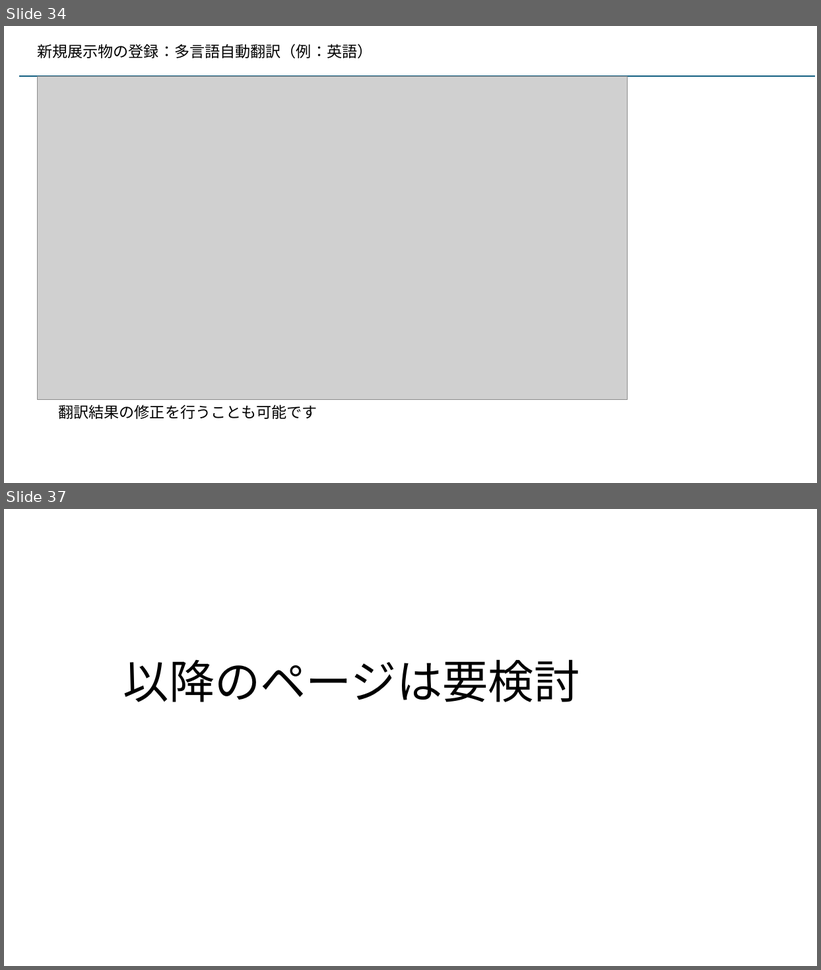
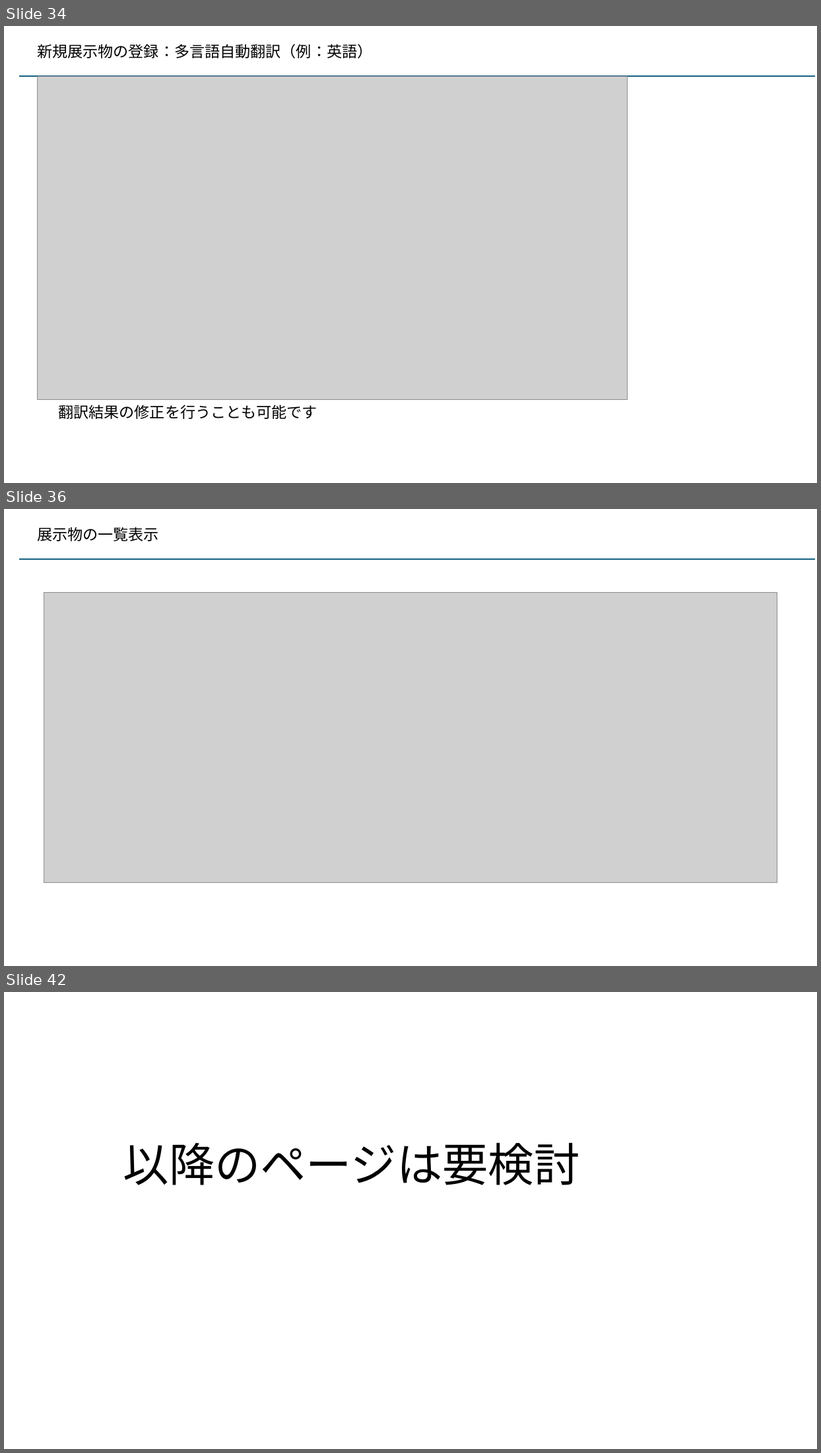
Before and after one commit to kaze-lab/museum_app_proj, a slide deck: 展示物アプリ仕様.pptx. Shown one above the other, each under a label of ours: slides 34 and 37 before the commit, slides 34, 36 and 42 after it; the slides between them are not shown. The pictures are 821x970 and 821x1453 pixels, drawn with LibreOffice and Linux fonts; fonts in the diff are those of the drawing; grey boxes stand for pictures. Boxes give left, top, right and bottom in pixels: in the first picture for what was removed or moved away, otherwise in the second. Text is boxed around its words. In the diff, an @@ line names an element or a change of style, - is before the commit and + after.

```diff
--- a/展示物アプリ仕様.pptx
+++ b/展示物アプリ仕様.pptx
@@ slide 36 added at [4, 509, 817, 966], background #FFFFFF @@
@@ text added at [37, 527, 159, 541], 18 pt, text #000000 @@
+展示物の一覧表示
@@ line added from (19, 560) to (815, 560), #156082 1.5 pt @@
@@ picture added at [44, 592, 778, 883] @@
@@ what was slide 37 is now slide 42 @@
```
Also in this commit, not shown: 1 slide changed, 4 other slides added, 7 other files.
